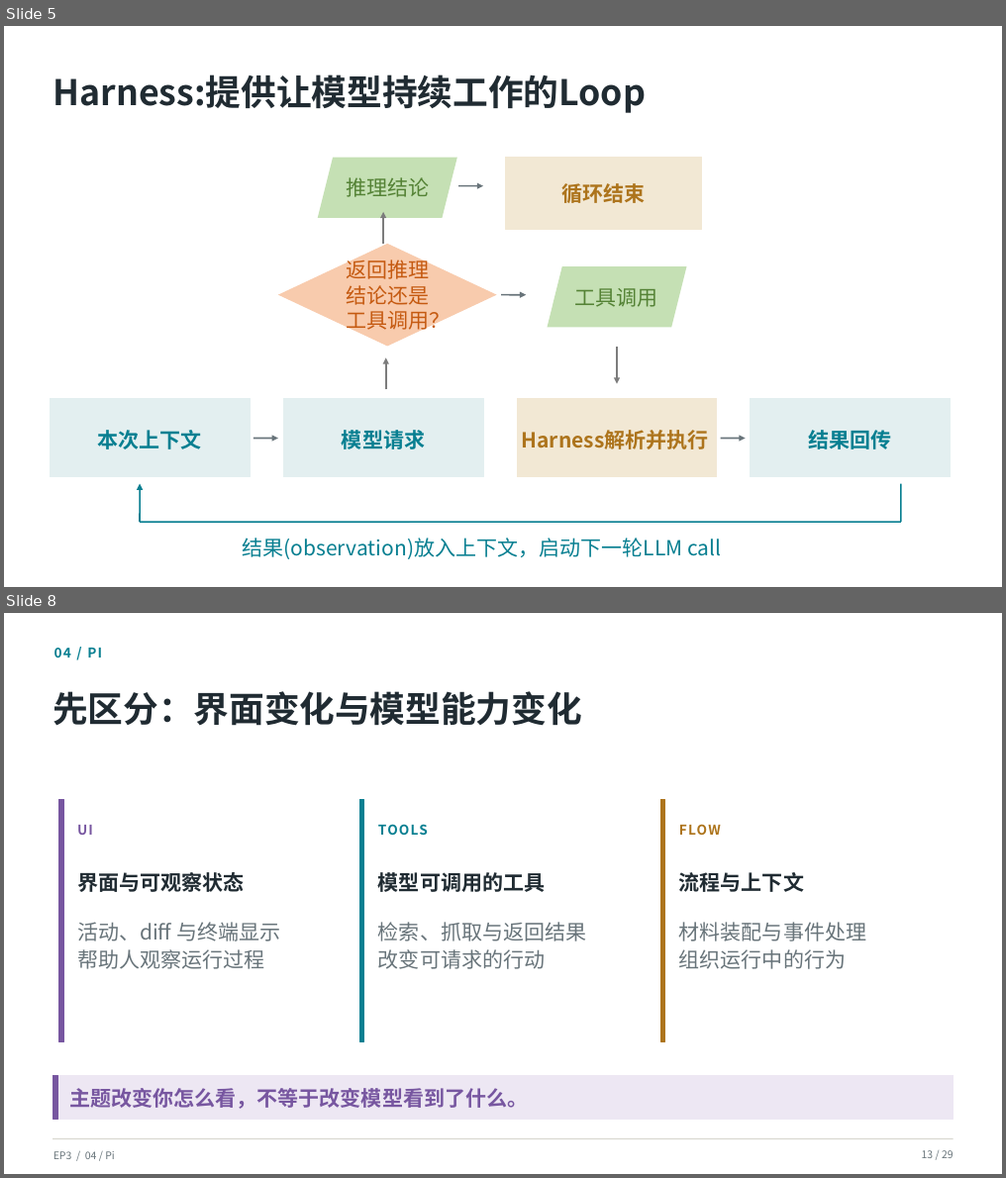
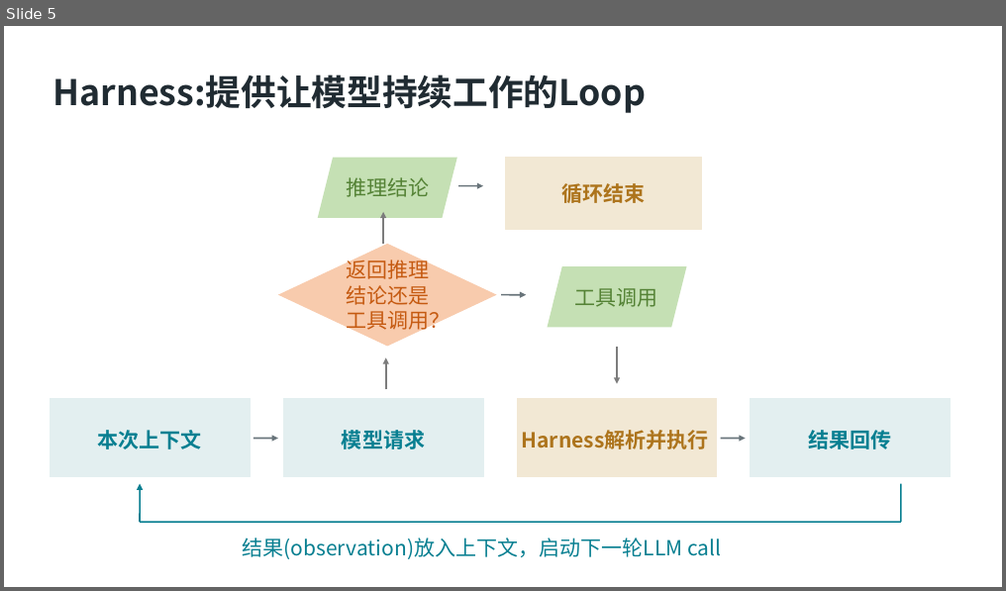
Before and after one commit to SCPZ24/AgentFlow-Salon, a slide deck: PPTs/EP3/Meeting03.pptx. Shown one above the other, each under a label of ours: slides 5 and 8 before the commit, slide 5 after it; the slides between them are not shown. The pictures are 1006x1178 and 1006x591 pixels, drawn with LibreOffice and Linux fonts; fonts in the diff are those of the drawing; background and template pictures are left out. Boxes give left, top, right and bottom in pixels: in the first picture for what was removed or moved away, otherwise in the second. Text is boxed around its words. In the diff, an @@ line names an element or a change of style, - is before the commit and + after.

```diff
--- a/PPTs/EP3/Meeting03.pptx
+++ b/PPTs/EP3/Meeting03.pptx
@@ slide 8 removed at [4,613,1002,1174], background picture (left out) @@
@@ text removed at [54,648,102,658] @@
-04 / PI
@@ text removed at [53,691,582,726] @@
-先区分：界面变化与模型能力变化
@@ rectangle removed at [59,800,346,1042] @@
@@ rectangle removed at [59,800,63,1042] @@
@@ rectangle removed at [360,800,647,1042] @@
@@ rectangle removed at [360,800,364,1042] @@
@@ rectangle removed at [661,800,947,1042] @@
@@ rectangle removed at [661,800,665,1042] @@
@@ text removed at [77,825,93,835] @@
-UI
@@ text removed at [378,824,428,835] @@
-TOOLS
@@ text removed at [679,824,721,835] @@
-FLOW
@@ text removed at [77,872,244,892] @@
-界面与可观察状态
@@ text removed at [378,872,545,892] @@
-模型可调用的工具
@@ text removed at [679,872,804,892] @@
-流程与上下文
@@ text removed at [77,922,280,969] @@
-活动、diff 与终端显示
-帮助人观察运行过程
@@ text removed at [378,922,586,969] @@
-检索、抓取与返回结果
-改变可请求的行动
@@ text removed at [679,922,866,969] @@
-材料装配与事件处理
-组织运行中的行为
@@ rectangle removed at [54,1075,953,1119] @@
@@ rectangle removed at [54,1075,57,1119] @@
@@ text removed at [70,1088,529,1109] @@
-主题改变你怎么看，不等于改变模型看到了什么。
@@ line removed from (53, 1140) to (953, 1140) @@
@@ text removed at [54,1152,114,1159] @@
-EP3 / 04 / Pi
@@ text removed at [922,1151,953,1158] @@
-13 / 29
```
Also in this commit, not shown: 11 slides changed, 3 slides added, 6 other slides removed, 8 other files.
